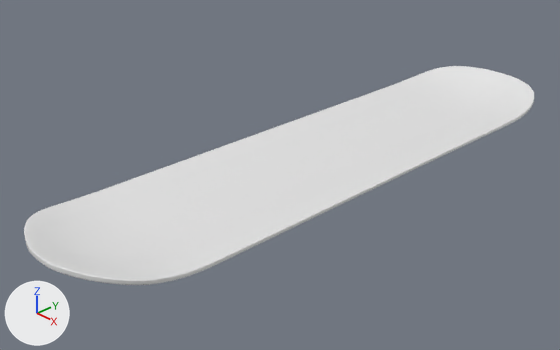
The Blender file Blender/Skateboard.blend, before and after one commit.
One viewpoint serves both versions: a camera (50 mm lens) standing at (0.655, -0.7, 0.436) and looking at (-0.032, -0.053, -0.027). Arrows for +X, +Y and +Z are at lower left; the lights stay in place.

Names of what the first picture shows: 'Deck'.
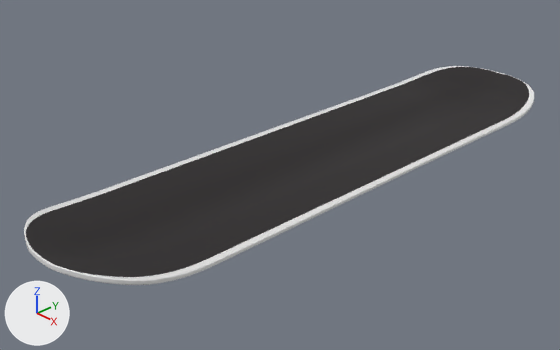
The change, as a list of edits to the scene's bpy script:
```text
Change mat_top:
    mat_top.base_color: (0.8, 0.8, 0.8) -> (0.011, 0.00774, 0.00849)  # white #e7e7e7 -> black #1b1517
Change me_deck_001:
    where me_deck_001.from_pydata(...)  # 418 vertices, 420 faces; spans x -0.111..0.111, y -0.42..0.42, z -0.02..0.018
    used by ob_deck; location = (0.0, 0.0, 0.0)
    me_deck_001 part 1: all 132 faces that had it switch from mat_bottom (white #e7e7e7) to mat_top (black #1b1517)
```

What differs and where, as boxes (x1, y1, x2, y2) in the pictures (560 x 350 px):
'Deck', recoloured (white to black)
    both: (24, 66, 532, 280)
part 1 of me_deck_001, recoloured (white to black)
    both: (26, 67, 529, 277)
